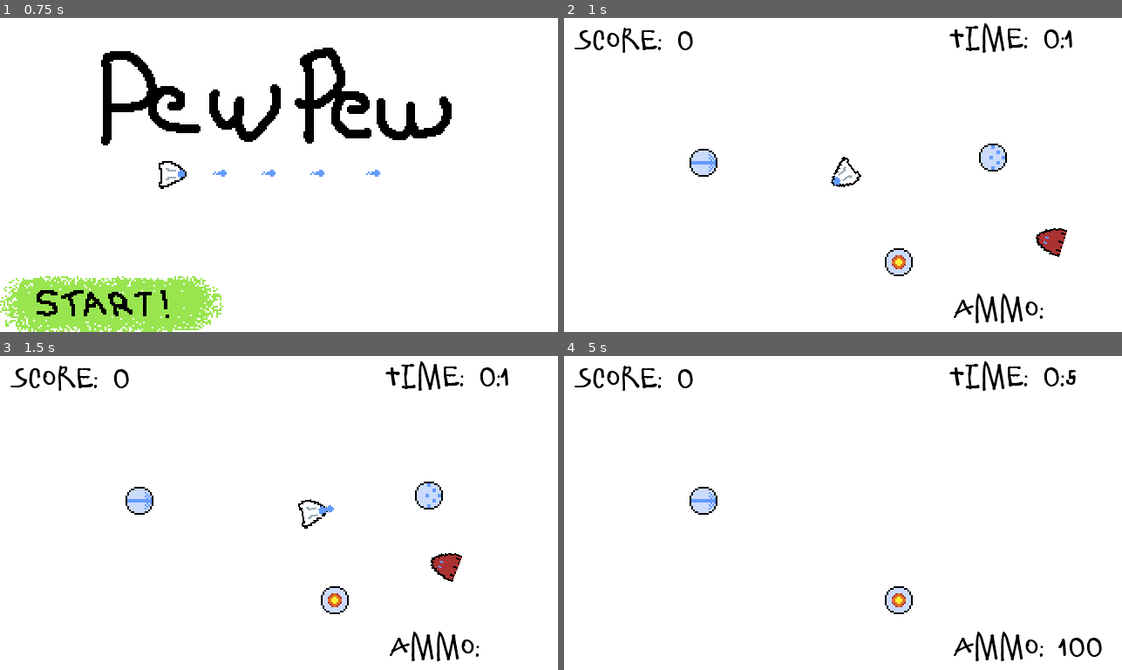
Above: before the commit, frames 1-4 (two rows, left to right).
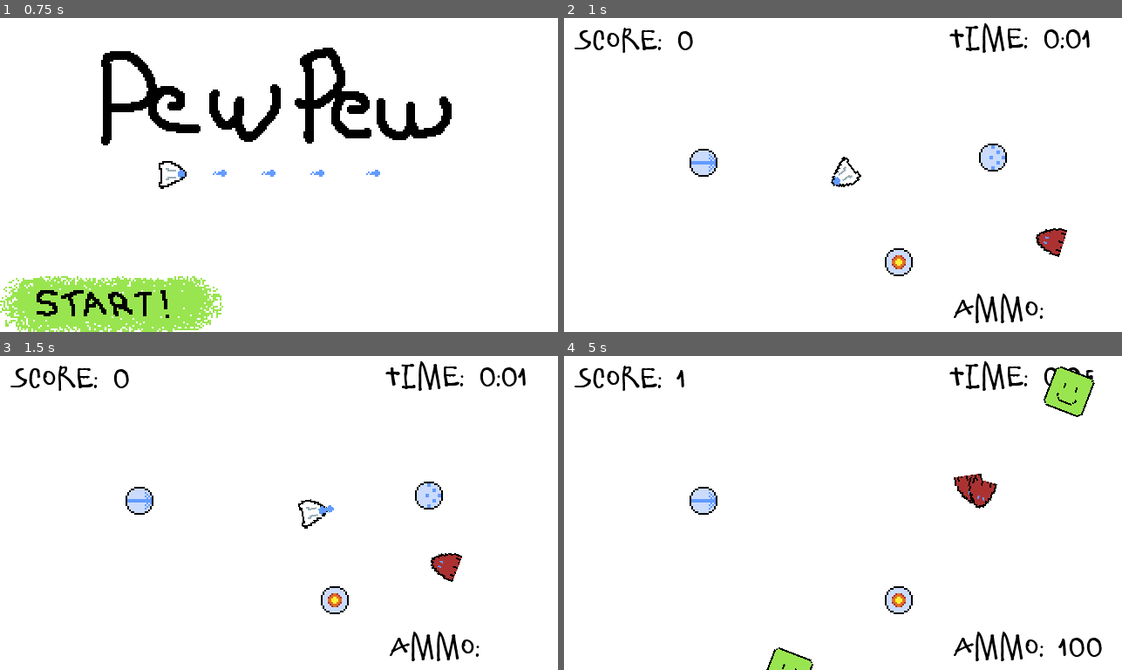
Above: after the commit, the same moments.

Repository: qbradq/gwj44
Game: Godot game, scene res://Scenes/Menu.tscn
Same seed, same stepped clock (60 frames per second), same inputs: the game is played once before the commit and once after it.
Inputs (mouse positions are in pixels of both pictures, inside the frame that each line leads up to):
- Up to frame 1 (0.75 s): click (111, 303) at 0.5 s
- Up to frame 2 (1 s): no input
- Up to frame 3 (1.5 s): move the mouse to (401, 497) at 1.27 s; hold Right (ui_right) from 1.28 s (still down); click (401, 497) at 1.42 s
- Up to frame 4 (5 s): move the mouse to (731, 528) at 2.02 s; release Right (ui_right) at 2.03 s; hold Down (ui_down) 2.03-2.78 s; tap Enter at 2.75 s; move the mouse to (898, 443) at 2.77 s; hold Right (ui_right) 2.78-3.53 s; move the mouse to (815, 575) at 3.52 s; hold Up (ui_up) 3.53-4.28 s; click (815, 575) at 3.67 s; move the mouse to (1010, 560) at 4.27 s; hold Left (ui_left) from 4.28 s (still down)

Frame 1 is identical in both runs. In frame 2, 0.1% of the frame differs, in the area x 89-95%, y 3-10%; in frame 3, 0.1%; in frame 4, 2.1%, in the area x 20-96%, y 3-100%.

Commit message:
Added Goober enemy, bug fixes

Diff:
--- a/Scenes/Enemy/Enemy.gd
+++ b/Scenes/Enemy/Enemy.gd
@@ -22,6 +22,8 @@
 	global_position += velocity * delta
 
 func die():
+	# Score
+	get_parent().add_score(1)
 	# Play the pow sound effect
 	var pa = $PowAudio
 	if pa != null:
--- /dev/null
+++ b/Scenes/Enemy/Goober.gd
@@ -0,0 +1,17 @@
+extends "res://Scenes/Enemy/Enemy.gd"
+
+var was_on_screen:bool
+
+func _ready():
+	velocity = (Vector2(160, 90) - global_position).normalized() * speed
+
+func _physics_process(delta):
+	# AI processing
+	rotate(PI * delta)
+	if $VisibilityNotifier2D.is_on_screen():
+		was_on_screen = true
+	else:
+		if was_on_screen:
+			queue_free()
+	# Base processing
+	._physics_process(delta)
--- /dev/null
+++ b/Scenes/Enemy/Goober.tscn
@@ -0,0 +1,20 @@
+[gd_scene load_steps=5 format=2]
+
+[ext_resource path="res://Scenes/Enemy/Enemy.tscn" type="PackedScene" id=1]
+[ext_resource path="res://Art/Enemy/goober.png" type="Texture" id=2]
+[ext_resource path="res://Scenes/Enemy/Goober.gd" type="Script" id=3]
+
+[sub_resource type="RectangleShape2D" id=1]
+extents = Vector2( 12, 12 )
+
+[node name="Enemy" instance=ExtResource( 1 )]
+script = ExtResource( 3 )
+speed = 12.5
+
+[node name="Sprite" parent="." index="1"]
+texture = ExtResource( 2 )
+
+[node name="CollisionShape2D" parent="." index="2"]
+shape = SubResource( 1 )
+
+[node name="VisibilityNotifier2D" type="VisibilityNotifier2D" parent="." index="3"]
--- a/Scenes/Level/Level.gd
+++ b/Scenes/Level/Level.gd
@@ -19,7 +19,7 @@
 	var ltime = OS.get_unix_time() - start_time
 	var minutes = ltime / 60
 	var seconds = ltime % 60
-	$TimeLabel.text = "TIME: %d:%d" % [minutes, seconds]
+	$TimeLabel.text = "TIME: %d:%02d" % [minutes, seconds]
 
 func _physics_process(delta):
 	# Clean up temp audio nodes
--- a/Scenes/Level/Spawner.gd
+++ b/Scenes/Level/Spawner.gd
@@ -1,6 +1,9 @@
 extends Node2D
 
-var enemy_scene:PackedScene = load("res://Scenes/Enemy/Bugoid.tscn")
+var enemy_scenes = [
+	preload("res://Scenes/Enemy/Bugoid.tscn"),
+	preload("res://Scenes/Enemy/Goober.tscn")
+]
 
 var spawn_cooldown:float = 0.5
 var spawn_time:float
@@ -13,7 +16,8 @@
 
 func spawn():
 	var rot = rand_range(0.0, 2*PI)
-	var ofs:Vector2 = (Vector2.RIGHT * 360.0).rotated(rot)
+	var ofs:Vector2 = (Vector2.RIGHT * 200.0).rotated(rot)
+	var enemy_scene = enemy_scenes[randi() % enemy_scenes.size()]
 	var enemy:Area2D = enemy_scene.instance()
 	enemy.global_position = global_position + ofs
 	get_parent().add_child(enemy)
--- a/Scenes/Player/Flame.gd
+++ b/Scenes/Player/Flame.gd
@@ -15,6 +15,5 @@
 
 func _on_PlayerBullet_area_entered(area):
 	if area.is_in_group("enemy"):
-		get_parent().add_score(1)
 		area.die()
 		queue_free()
--- a/Scenes/Player/PlayerBullet.gd
+++ b/Scenes/Player/PlayerBullet.gd
@@ -9,6 +9,5 @@
 
 func _on_PlayerBullet_area_entered(area):
 	if area.is_in_group("enemy"):
-		get_parent().add_score(1)
 		area.die()
 		queue_free()
Binary file added: Art/Enemy/goober.png
Not shown, added: Art/Enemy/goober.png.import
